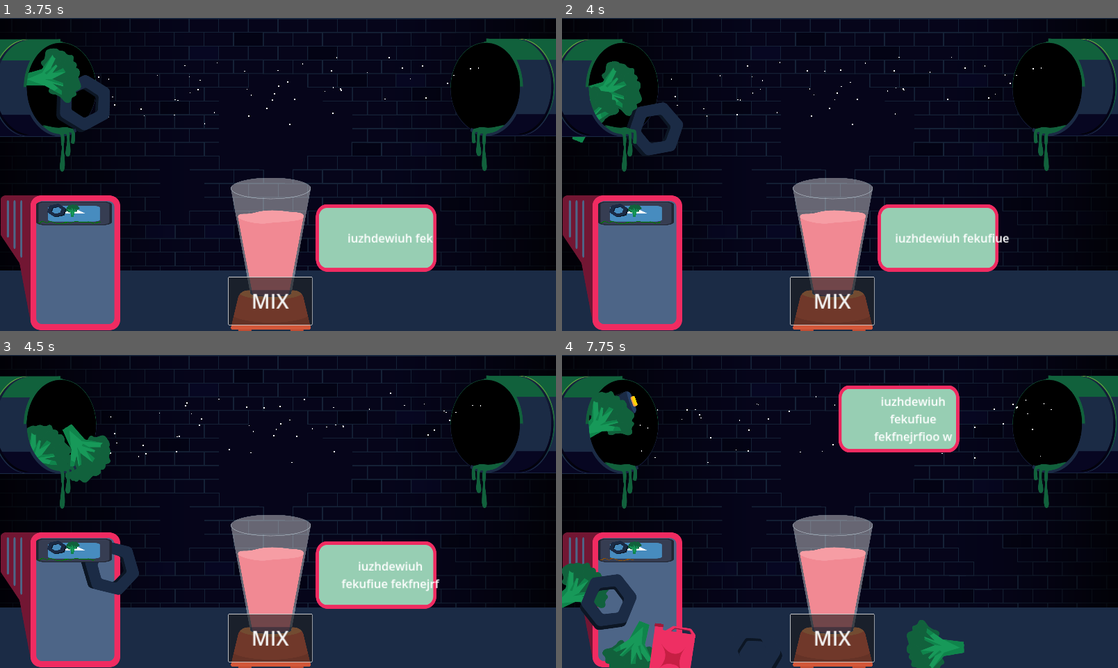
Above: before the commit, frames 1-4 (two rows, left to right).
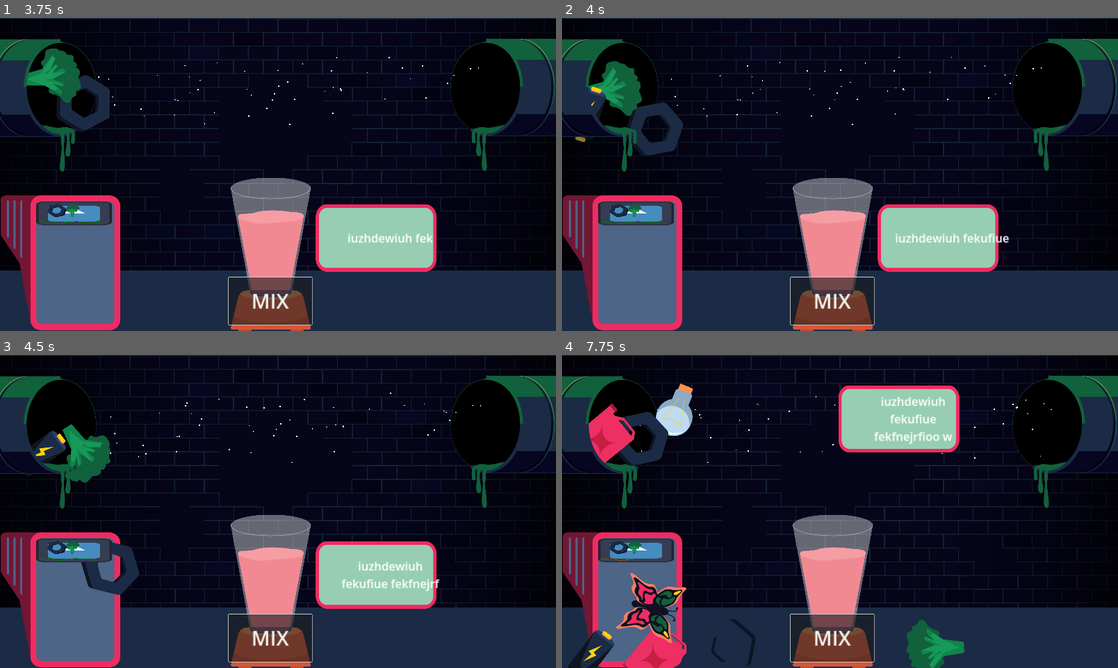
Above: after the commit, the same moments.

Repository: Daxidz/orbital-5-cyberpunk
Game: Godot game, scene res://src/main.tscn
Two runs of this game, one before a commit and one after it. Both use one fixed random seed, a clock stepped at 60 frames per second and the inputs below. The engine's default icon, where the game draws it, is replaced by a stand-in: a white triangle on a blue panel in a dark square.
Inputs (mouse positions are in pixels of both pictures, inside the frame that each line leads up to):
- Up to frame 1 (3.75 s): click "MIX" at 0.5 s; click "MIX" at 1.25 s; click "MIX" at 2 s; move the mouse to (61, 77) at 2.77 s; press the mouse at (61, 77) at 2.78 s; move the mouse to (50, 74) at 3.52 s; release the mouse at (50, 74) at 3.53 s; click (50, 74) at 3.6 s
- Up to frame 2 (4 s): no input
- Up to frame 3 (4.5 s): move the mouse to (38, 452) at 4.27 s; press the mouse at (38, 452) at 4.28 s
- Up to frame 4 (7.75 s): move the mouse to (606, 414) at 5.02 s; release the mouse at (606, 414) at 5.03 s; click (606, 414) at 5.1 s; move the mouse to (600, 442) at 5.77 s; press the mouse at (600, 442) at 5.78 s; move the mouse to (606, 442) at 6.52 s; release the mouse at (606, 442) at 6.53 s; click (606, 442) at 6.6 s; move the mouse to (612, 405) at 7.27 s; press the mouse at (612, 405) at 7.28 s

Frame 1 is identical in both runs. In frame 2, 0.4% of the frame differs, in the area x 1-11%, y 21-40%; in frame 3, 0.7%; in frame 4, 7.8%, in the area x 0-40%, y 9-100%.

Commit message:
Implement ingredients history

Diff:
--- a/src/TapisIngredients.gd
+++ b/src/TapisIngredients.gd
@@ -15,6 +15,8 @@
 
 var nb_ingredients_total: int = 0
 
+@export var ingredients_history_depth: int = 8
+var ingredients_history: Array = []
 
 func _ready():
 	spawn_interval = spawn_interval_base
@@ -22,6 +24,11 @@
 
 func _process(delta):
 	$ParallaxBackground.scroll_offset.x += delta*50
+
+func add_ingredient_to_history(name: String):
+	self.ingredients_history.push_front(name)
+	while (self.ingredients_history.size() > self.ingredients_history_depth):
+		self.ingredients_history.pop_back()
 
 func spawn_ingredient():
 	emit_signal("ingredient_spawned")
@@ -31,7 +38,12 @@
 	ingr.position.x = $SpawnPosDown.position.x
 	ingr.position.y = randf_range($SpawnPosDown.position.y, $SpawnPosUp.position.y)
 	ingr.speed = speed_current
+
 	ingr.ingr_name = NAMES.pick_random()
+	if (self.ingredients_history.find(ingr.ingr_name) != -1):
+		ingr.ingr_name = NAMES.pick_random()
+	add_ingredient_to_history(ingr.ingr_name)
+
 	ingr.set_texture(ingr.ingr_name)
 	ingr.end_pos_x = $EndPos.global_position.x
 	get_parent().add_child(ingr)
